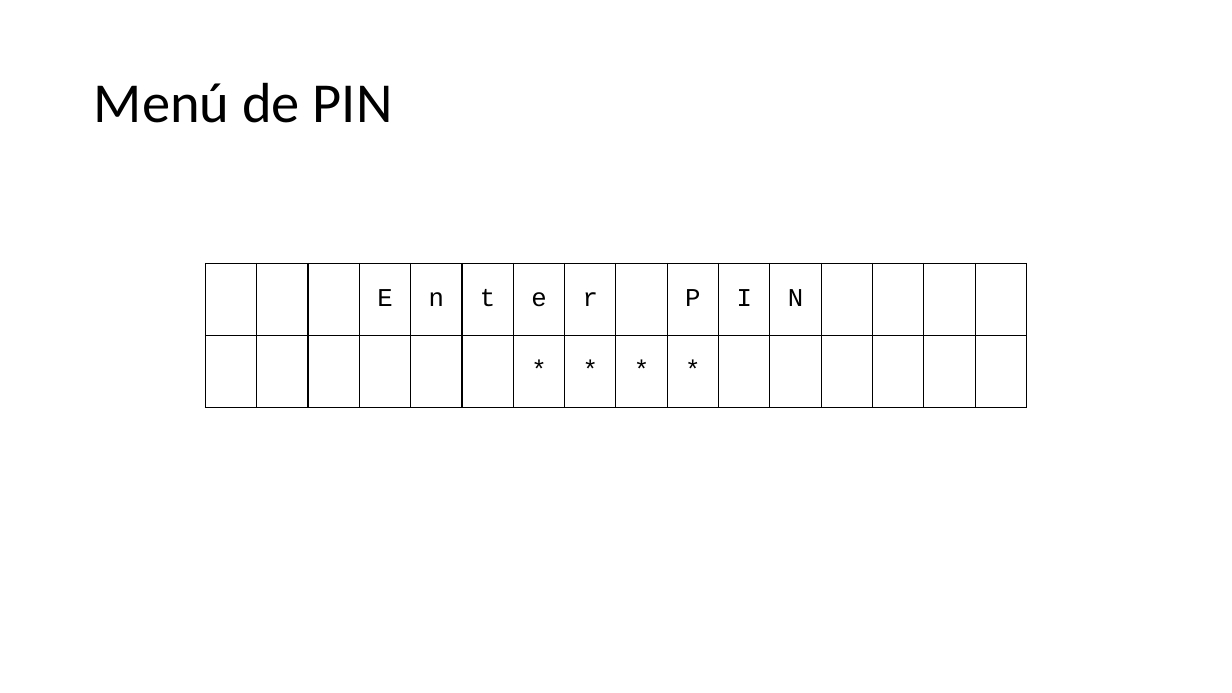
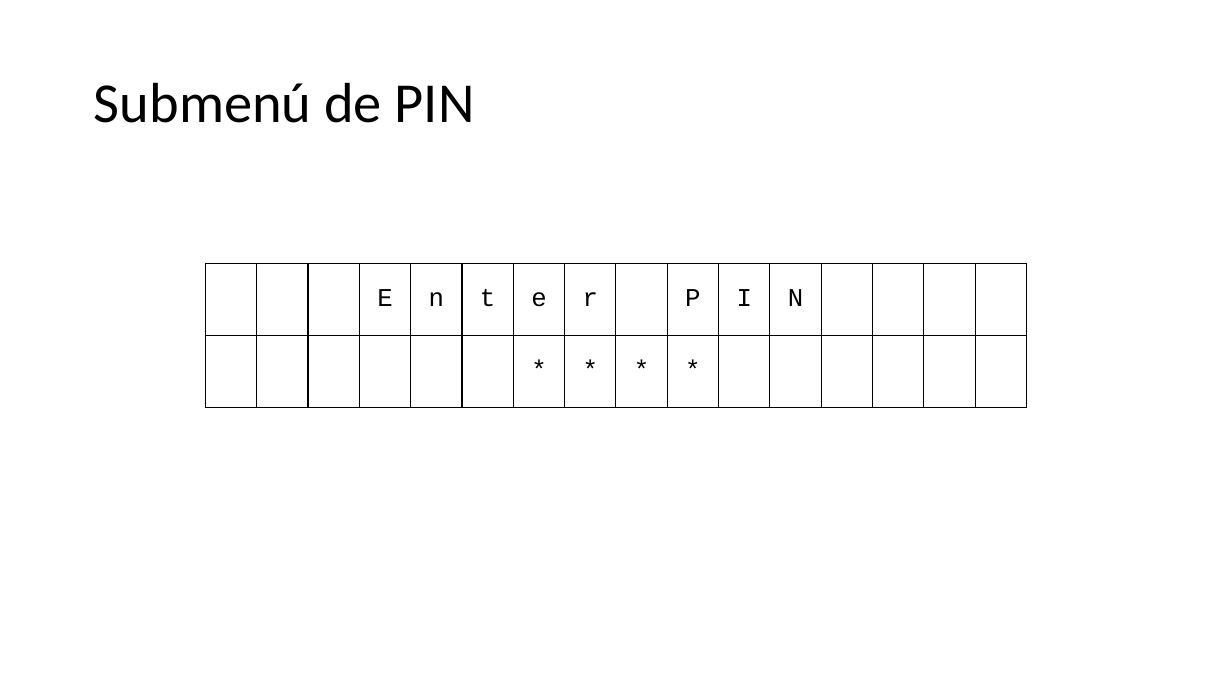
Before and after one commit to JaviHorta/firmware, a slide deck: slide 4 of menus sistema de alarma.pptx (slide 3 before the commit). Drawn at 1232x693 pixels with LibreOffice and Linux fonts; fonts in the diff are those of the drawing. Boxes give left, top, right and bottom in pixels: in the first picture for what was removed or moved away, otherwise in the second. Text is boxed around its words. In the diff, an @@ line names an element or a change of style, - is before the commit and + after.

```diff
--- a/menus sistema de alarma.pptx
+++ b/menus sistema de alarma.pptx
@@ title at bbox=[94, 82, 475, 123]: text changed @@
-Menú de PIN
+Submenú de PIN
```
Also in this commit, not shown: 11 other slides changed, 1 slide added, 2 other files.
